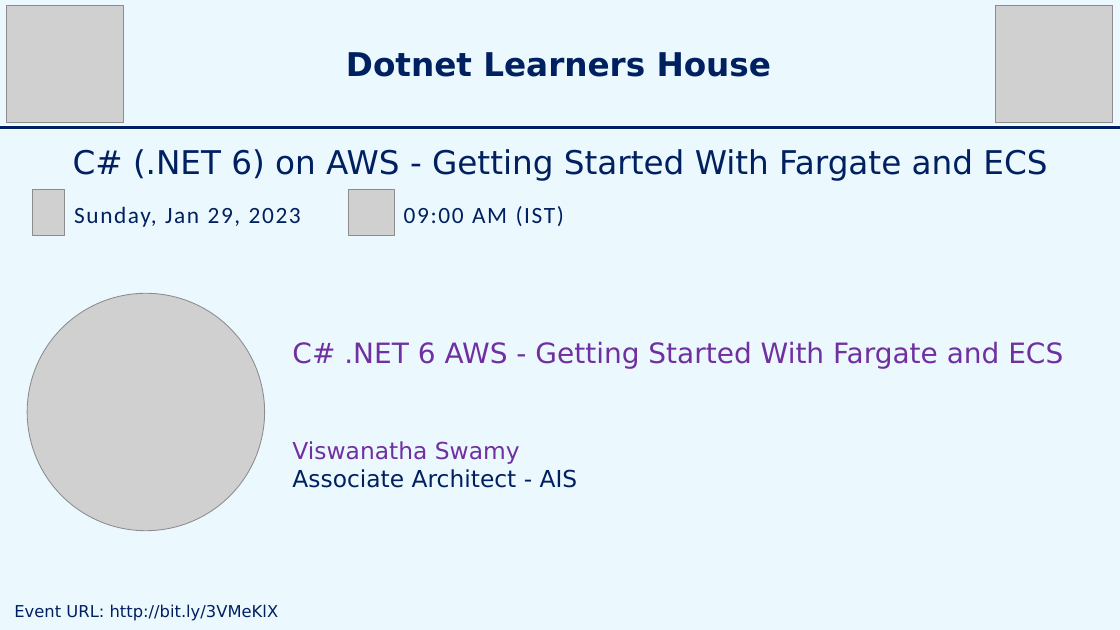
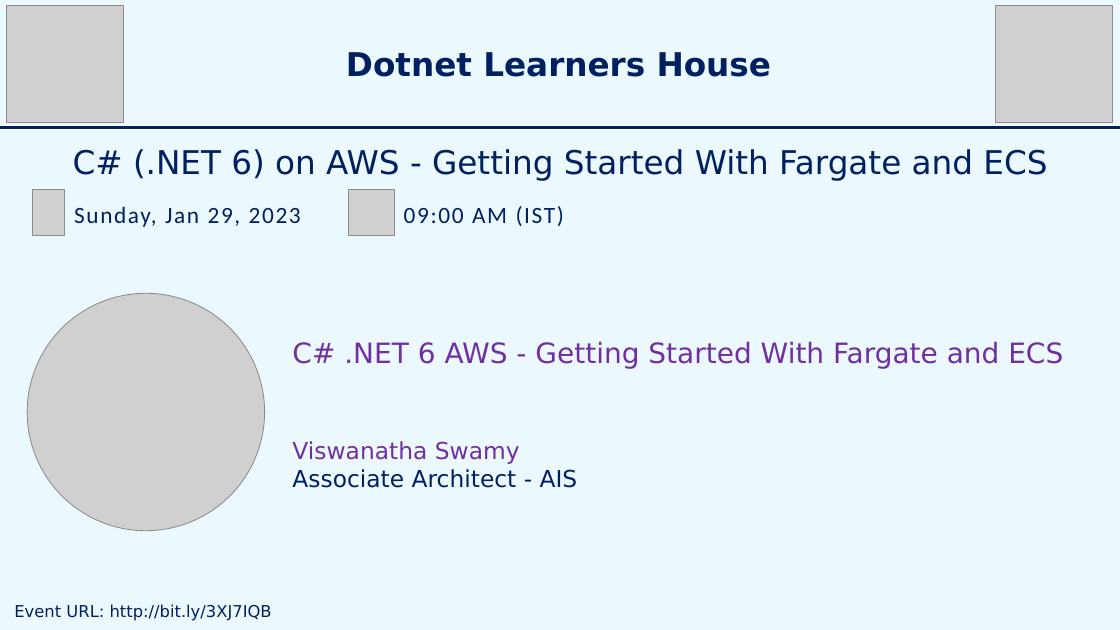
Before and after one commit to vishipayyallore/speaker-series-2023, a slide deck: slide 3 of TechTalk.pptx. Drawn at 1120x630 pixels with LibreOffice and Linux fonts; fonts in the diff are those of the drawing; grey boxes stand for pictures. Boxes give left, top, right and bottom in pixels: in the first picture for what was removed or moved away, otherwise in the second. Text is boxed around its words. In the diff, an @@ line names an element or a change of style, - is before the commit and + after.

```diff
--- a/TechTalk.pptx
+++ b/TechTalk.pptx
@@ text at [14,604,272,621]: text changed @@
-Event URL: http://bit.ly/3VMeKlX
+Event URL: http://bit.ly/3XJ7IQB
```
Also in this commit, not shown: 1 slide added, 8 other files.
